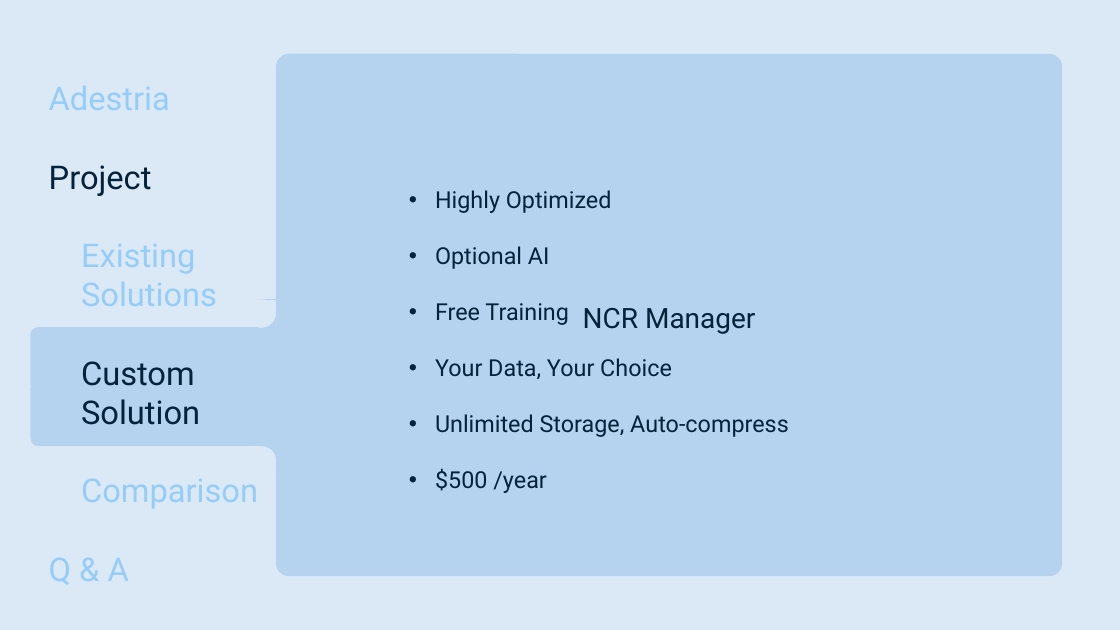
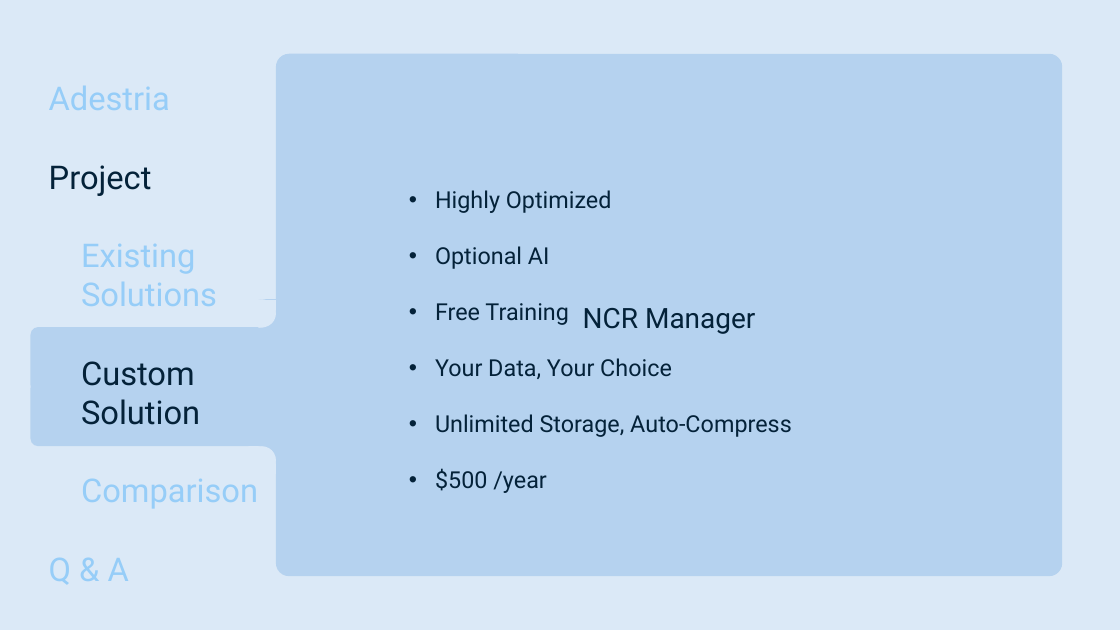
Before and after one commit to smutrux/prog1180, a slide deck: slide 12 of Deliverables/Presentation1.pptx. Drawn at 1120x630 pixels with LibreOffice and Linux fonts; fonts in the diff are those of the drawing. Boxes give left, top, right and bottom in pixels: in the first picture for what was removed or moved away, otherwise in the second. Text is boxed around its words. In the diff, an @@ line names an element or a change of style, - is before the commit and + after.

```diff
--- a/Deliverables/Presentation1.pptx
+++ b/Deliverables/Presentation1.pptx
@@ text at (x1=435, y1=414, x2=792, y2=437): text changed @@
-• Unlimited Storage, Auto-compress
+• Unlimited Storage, Auto-Compress
```
Also in this commit, not shown: 2 other slides changed, 1 other file.
